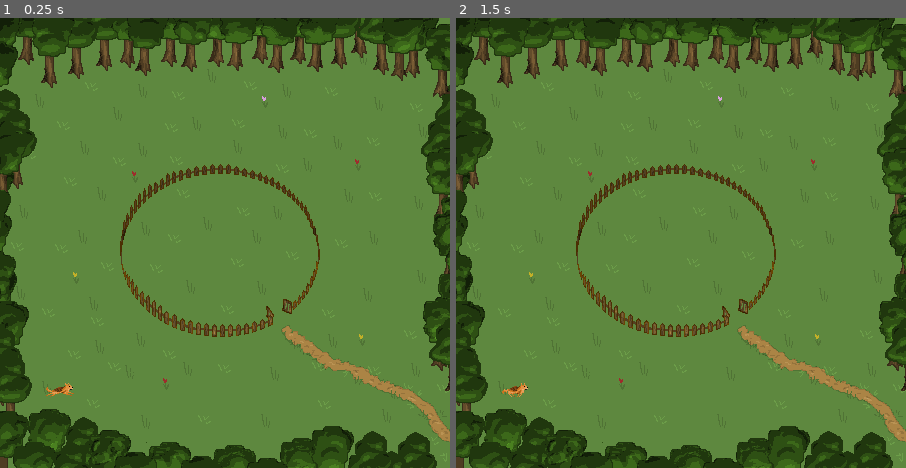
Above: before the commit, frames 1-2 (left to right).
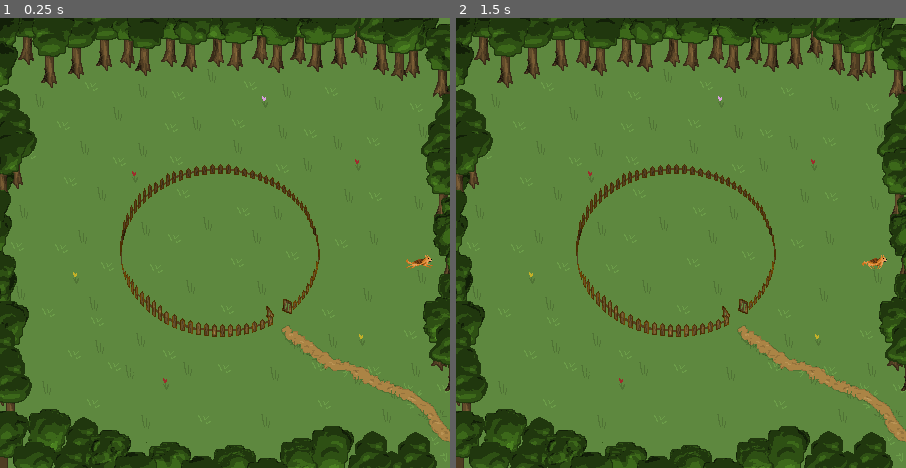
Above: after the commit, the same moments.

Repository: binaryHips/MAIgeAcademy
Game: Godot game, scene res://src/scenes/map/map.tscn
The game is run twice, just before and just after one commit, with the same random seed, the same clock (stepped at 60 frames per second) and the same inputs. The project has no main scene, so this scene is started directly.
Inputs:
- Up to frame 1 (0.25 s): no input
- Up to frame 2 (1.5 s): hold Right (ui_right) 0.53-1.28 s; hold Down (ui_down) from 1.28 s (still down)

The runs differ from the first frame. In frame 1, 0.2% of the frame differs, in the area x 10-97%, y 52-85%; in frame 2, 0.2%.

Commit message:
oeafpkoerfa

Diff:
--- a/src/scenes/chien/brain.gd
+++ b/src/scenes/chien/brain.gd
@@ -2,6 +2,8 @@
 
 # Called when the node enters the scene tree for the first time.
 func _ready() -> void:
+
+	speed = 10.0
 	#getPathPoints()
 	#pointProche(get_parent().position)
 	#goProche()
@@ -10,6 +12,7 @@
 # Called every frame. 'delta' is the elapsed time since the previous frame.
 func _process(delta: float) -> void:
 	goProche()
+	#pass
 
 func getPathPoints():
 	print(get_parent())
@@ -25,28 +28,21 @@
 
 func pointProche(position):
 	var points = getPathPoints()
-	var minDistance = points[0].distance_to(position)
+	var minDistance = position.distance_to(points[0])
 	var min = points[0]
 
-	for i in range(len(points)):
-		var dist = points[i].distance_to(position)
-		if(dist < minDistance && min != points[i]):
-			print("Ouaf !")
+	for i in range(1, len(points)):
+		var dist = position.distance_to(points[i])
+		print("dist : ",dist)
+		if dist < minDistance:
 			minDistance = dist
 			min = points[i]
-		if(minDistance == 0 && i != len(points)-1):
-			print("Ouaf ?")
-			minDistance = points[i+1].distance_to(position)
-			min = points[i+1]
-		if(i == len(points)-1):
-			print("Ouaf...")
-			minDistance = points[0].distance_to(position)
-			min = points[0]
 
 	print(position)
 	print(minDistance)
 	print(min)
 	return min
 
+
 func goProche():
-	move_target = pointProche(get_parent().global_position)
+	move_target = pointProche(body.global_position)
--- a/src/scenes/map/map.tscn
+++ b/src/scenes/map/map.tscn
@@ -37,4 +37,4 @@
 curve = SubResource("Curve2D_c0myq")
 
 [node name="Chien" parent="." instance=ExtResource("2_deygp")]
-position = Vector2(-329, 295)
+position = Vector2(391, 38)
